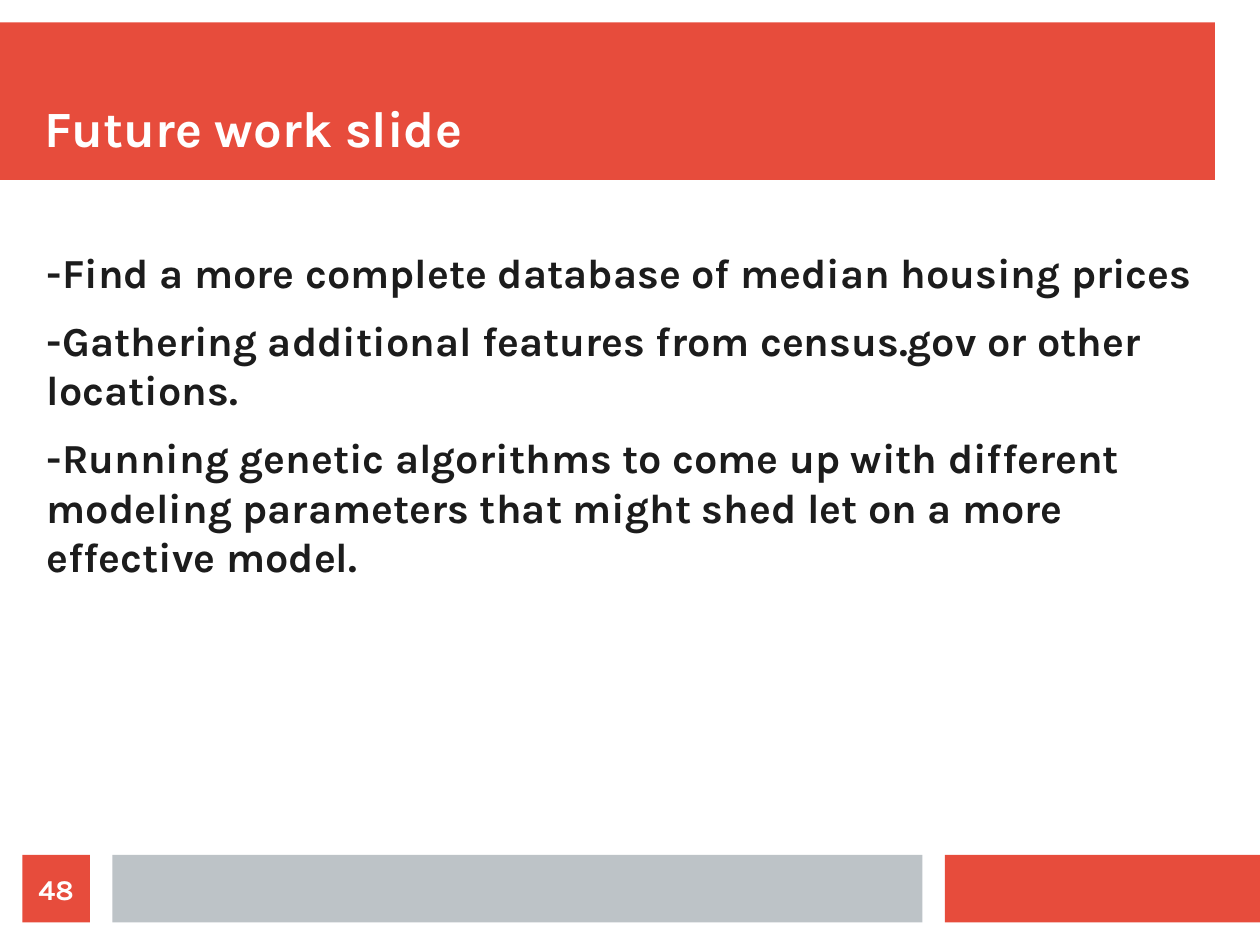
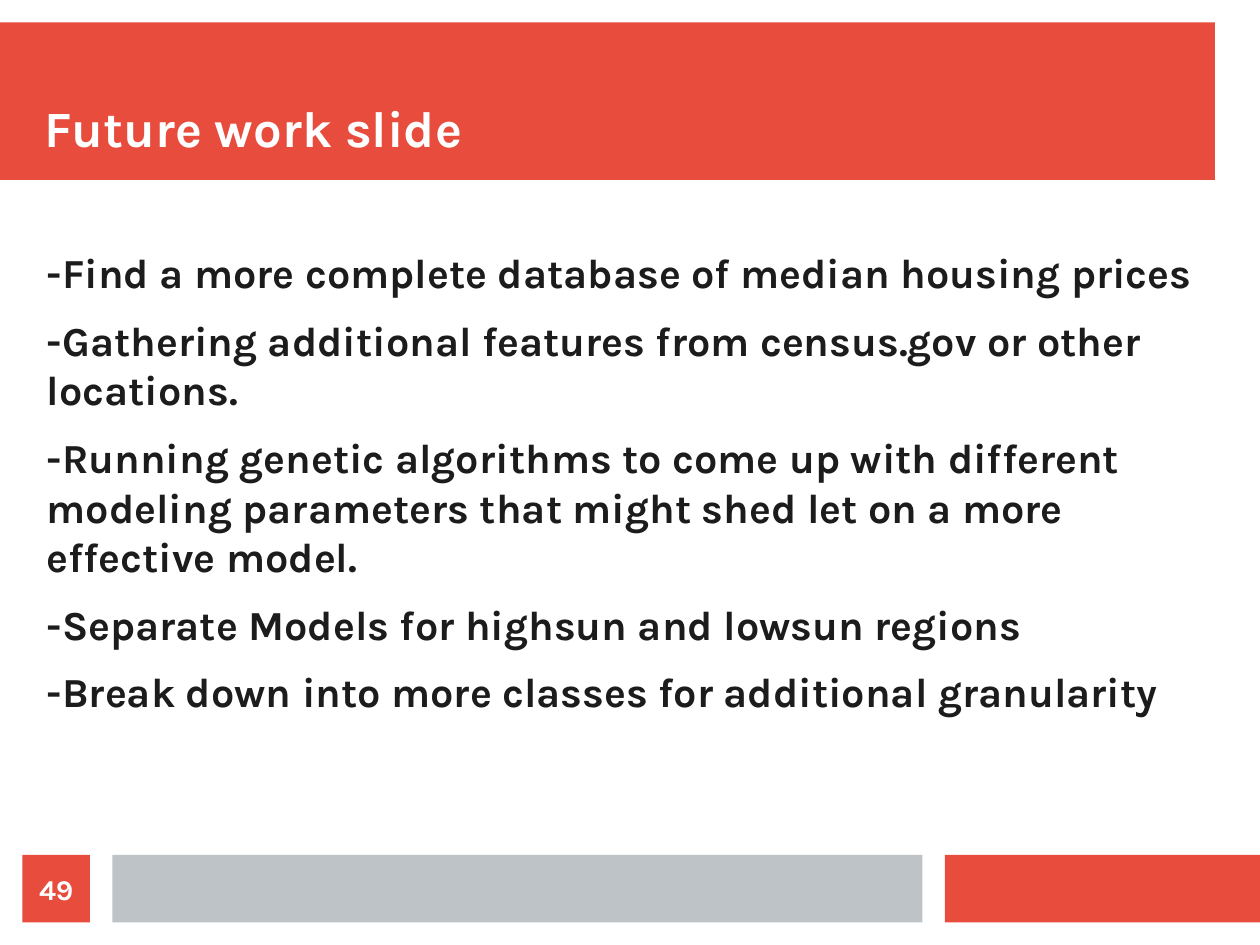
Before and after one commit to gurkpet/Solar-Panel-Market-Modeling, a slide deck: slide 49 of Solar Panel Market Modeling Presentation.odp (slide 48 before the commit). Drawn at 1260x945 pixels with LibreOffice and Linux fonts; fonts in the diff are those of the drawing. Boxes give left, top, right and bottom in pixels: in the first picture for what was removed or moved away, otherwise in the second. Text is boxed around its words. In the diff, an @@ line names an element or a change of style, - is before the commit and + after.

```diff
--- a/Solar Panel Market Modeling Presentation.odp
+++ b/Solar Panel Market Modeling Presentation.odp
@@ text at (47, 610, 1157, 718): paragraphs added @@
+-Separate Models for highsun and lowsun regions
+-Break down into more classes for additional granularity
@@ page number at (39, 881, 73, 901): text changed @@
-48
+49
```
Also in this commit, not shown: 15 other slides changed, 1 slide added, 1 other file.
